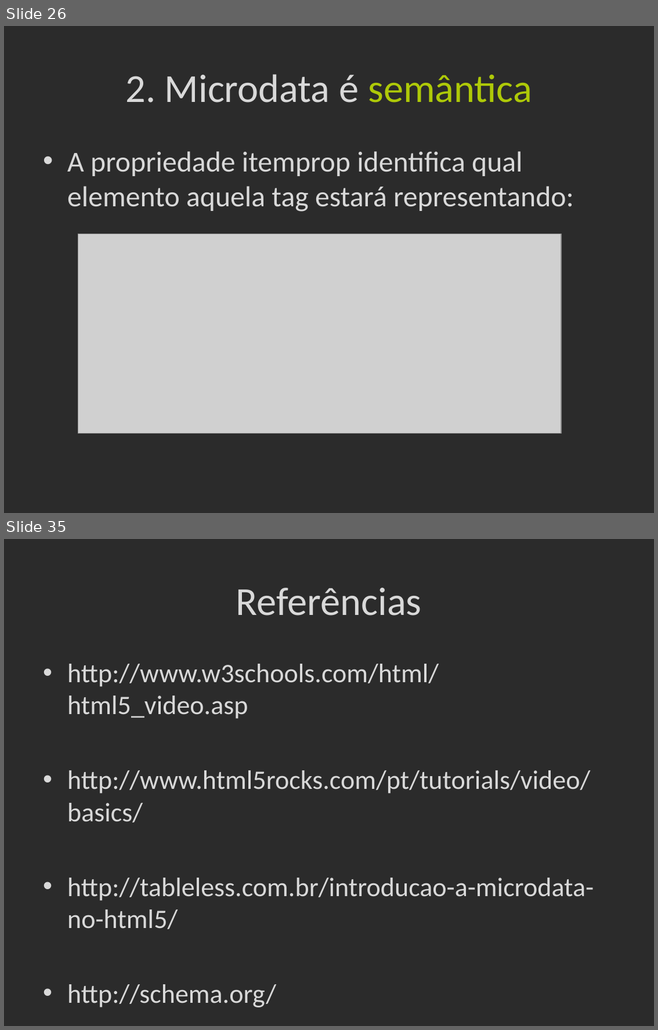
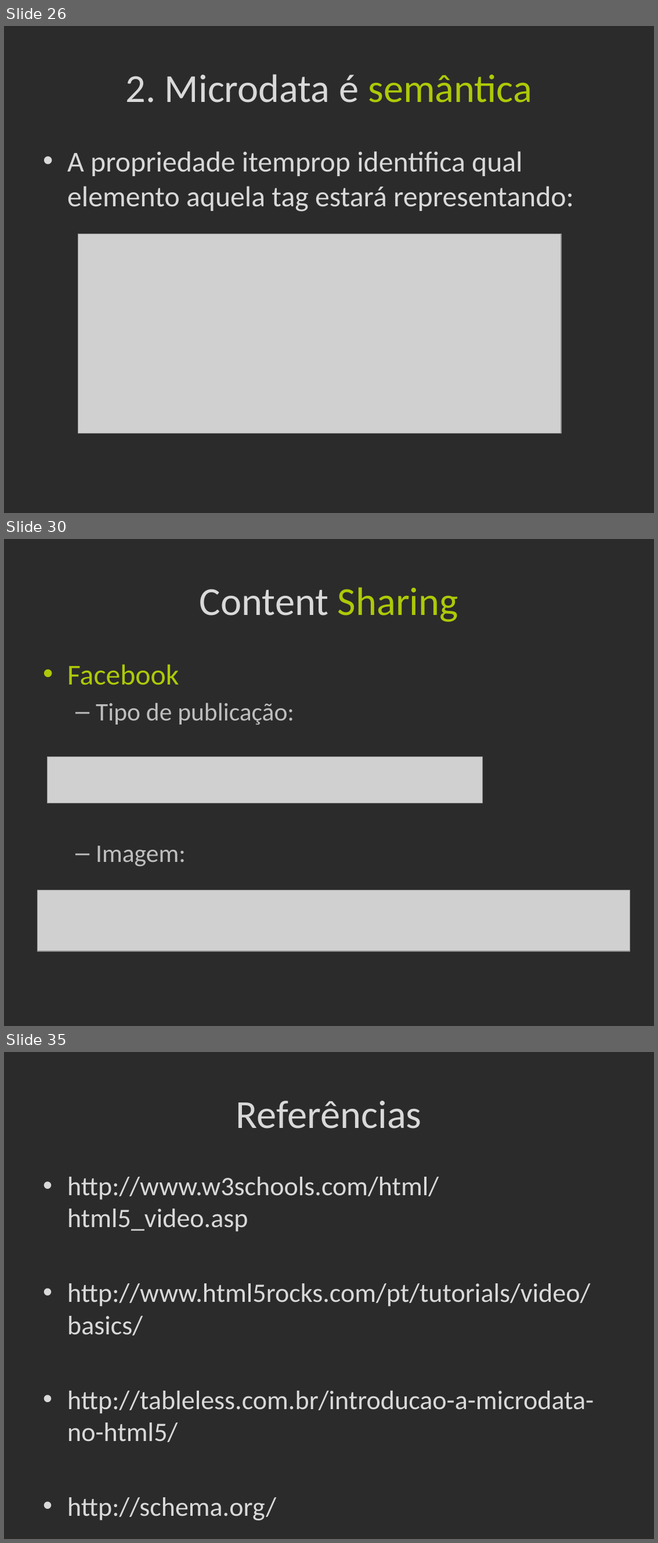
Before and after one commit to Frossard/HTML5-na-pratica, a slide deck: _Presentation/apresentacao.pptx. Shown one above the other, each under a label of ours: slides 26 and 35 before the commit, slides 26, 30 and 35 after it; the slides between them are not shown. The pictures are 658x1030 and 658x1543 pixels, drawn with LibreOffice and Linux fonts; fonts in the diff are those of the drawing; grey boxes stand for pictures; background and template pictures are left out; a plain dark background stands for a picture behind light text. Boxes give left, top, right and bottom in pixels: in the first picture for what was removed or moved away, otherwise in the second. Text is boxed around its words. In the diff, an @@ line names an element or a change of style, - is before the commit and + after.

Commit message:
Apresentação com content sharing

```diff
--- a/_Presentation/apresentacao.pptx
+++ b/_Presentation/apresentacao.pptx
@@ slide 30 added at <box>4,539,654,1026</box>, background picture (left out) @@
@@ title added at <box>199,587,458,622</box>, 44 pt, text #D9D9D9 @@
+Content Sharing
@@ text added at <box>67,664,294,867</box>, 28 pt, text #BFBFBF @@
+• Facebook
+  – Tipo de publicação:
+  – Imagem:
@@ picture added at <box>48,757,482,803</box> @@
@@ picture added at <box>37,890,630,951</box> @@
```
Also in this commit, not shown: 1 slide changed, 3 other slides added, 4 slides removed.
